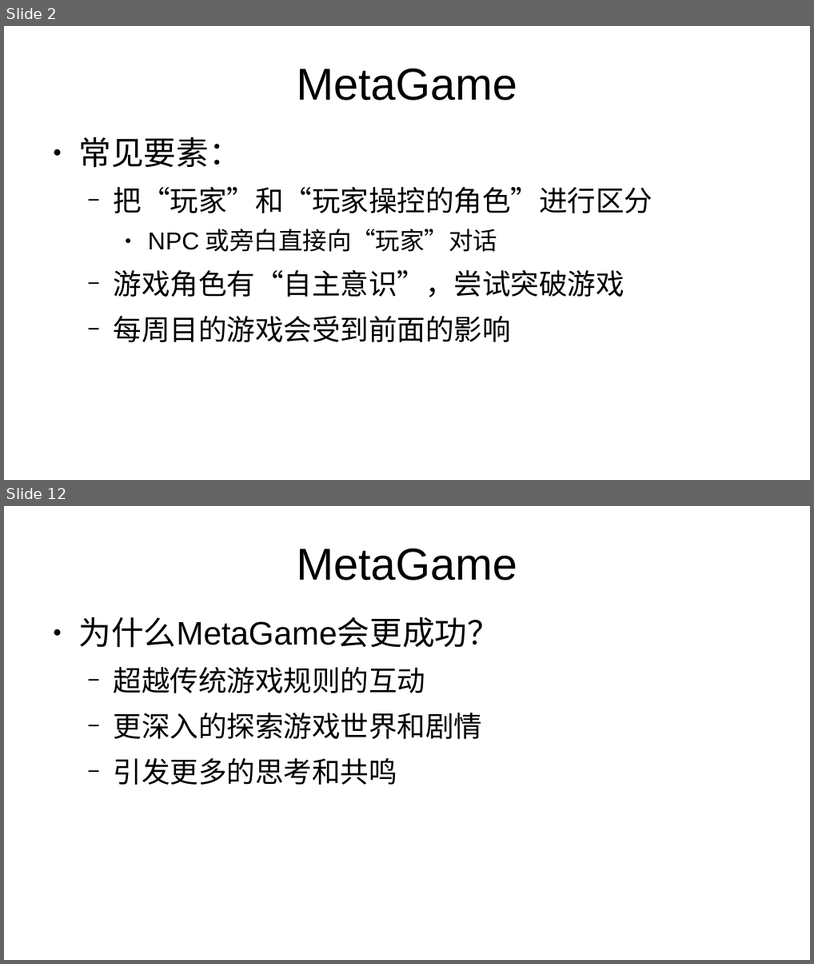
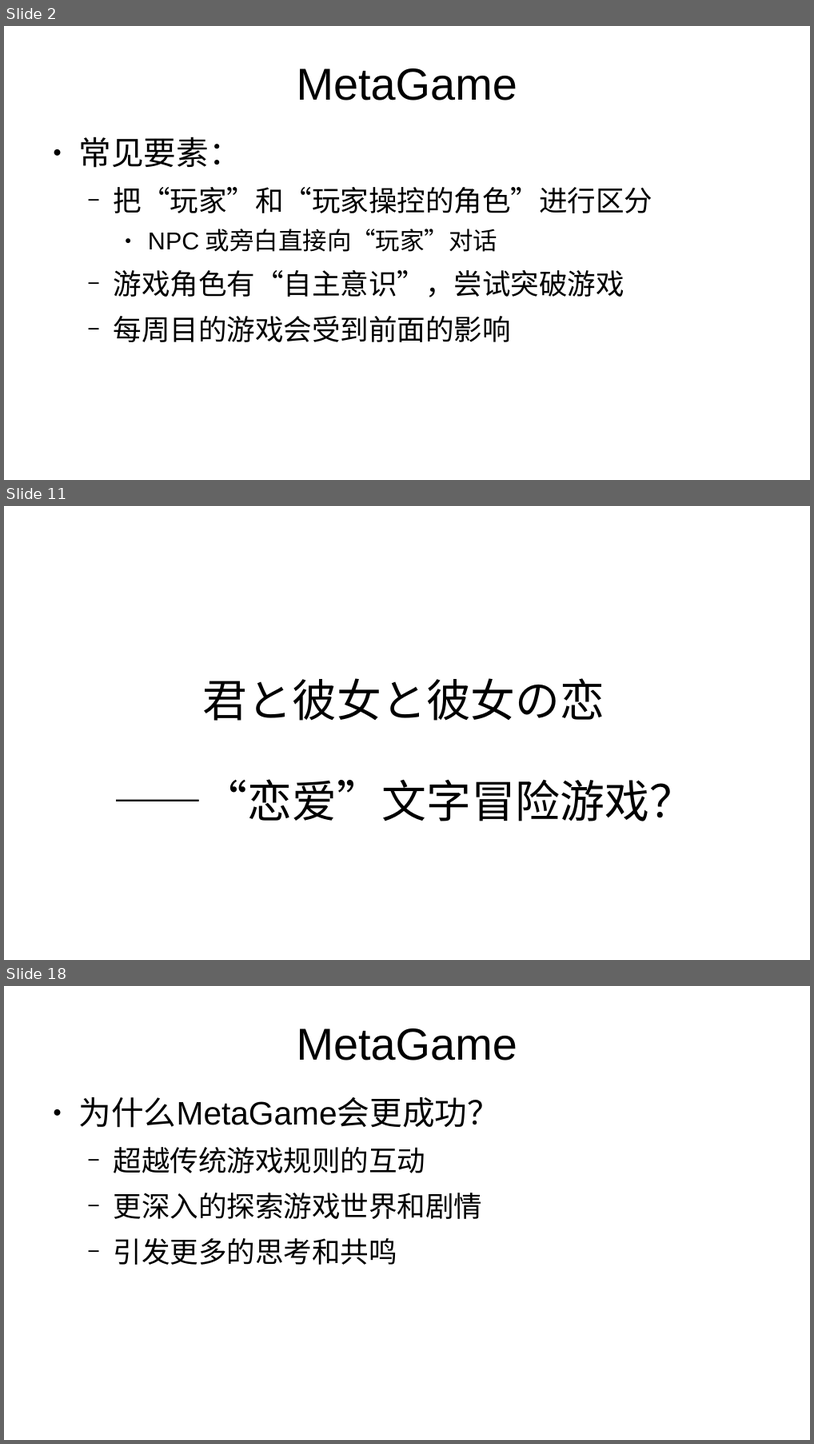
Before and after one commit to Luna5akura/luna, a slide deck: public/ppt/MetaGame.pptx. Shown one above the other, each under a label of ours: slides 2 and 12 before the commit, slides 2, 11 and 18 after it; the slides between them are not shown. The pictures are 814x964 and 814x1444 pixels, drawn with LibreOffice and Linux fonts; fonts in the diff are those of the drawing. Boxes give left, top, right and bottom in pixels: in the first picture for what was removed or moved away, otherwise in the second. Text is boxed around its words. In the diff, an @@ line names an element or a change of style, - is before the commit and + after.

```diff
--- a/public/ppt/MetaGame.pptx
+++ b/public/ppt/MetaGame.pptx
@@ slide 11 added at [4,506,810,960], background #FFFFFF @@
@@ title added at [203,678,606,720], 44 pt, text #000000 @@
+君と彼女と彼女の恋
@@ text added at [114,779,694,821], 44 pt, text #000000 @@
+——“恋爱”文字冒险游戏？
@@ what was slide 12 is now slide 18 @@
```
Also in this commit, not shown: 5 other slides added.
